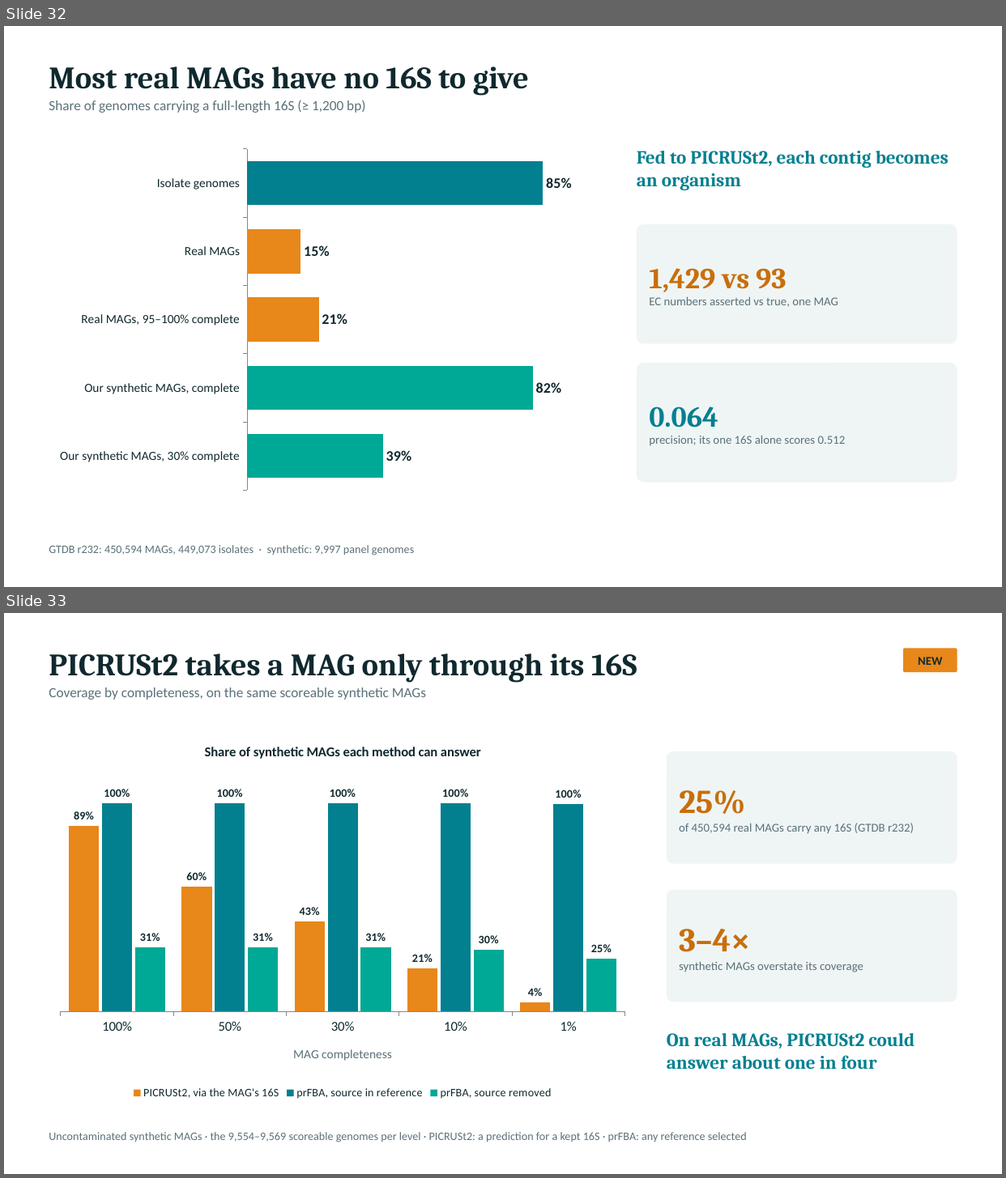
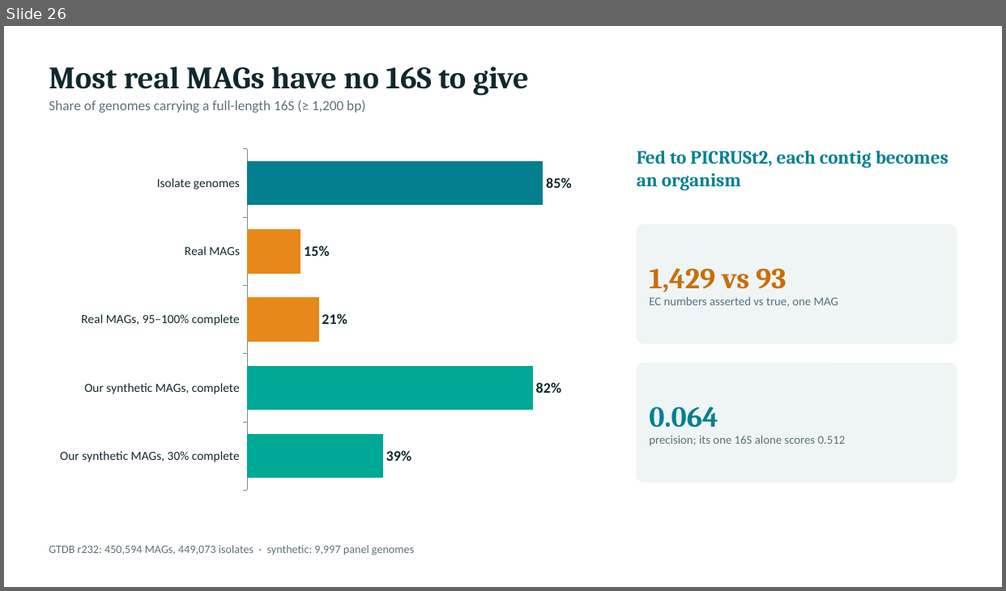
Before and after one commit to freiburgermsu/prFBA, a slide deck: presentations/prFBA_updates_2026-10.pptx. Shown one above the other, each under a label of ours: slides 32 and 33 before the commit, slide 26 after it. The pictures are 1006x1178 and 1006x591 pixels, drawn with LibreOffice and Linux fonts; fonts in the diff are those of the drawing. Boxes give left, top, right and bottom in pixels: in the first picture for what was removed or moved away, otherwise in the second. Text is boxed around its words. In the diff, an @@ line names an element or a change of style, - is before the commit and + after.

```diff
--- a/presentations/prFBA_updates_2026-10.pptx
+++ b/presentations/prFBA_updates_2026-10.pptx
@@ slide 33 removed at bbox=[4, 613, 1002, 1174], background #FFFFFF @@
@@ text removed at bbox=[49, 653, 637, 700] @@
-PICRUSt2 takes a MAG only through its 16S
-Coverage by completeness, on the same scoreable synthetic MAGs
@@ rounded rectangle removed at bbox=[903, 648, 957, 672] @@
-NEW
@@ column chart removed at bbox=[49, 729, 637, 1103] @@
-title "Share of synthetic MAGs each method can answer"
-categories: 100%, 50%, 30%, 10%, 1%
-PICRUSt2, via the MAG's 16S: 0.89, 0.6, 0.43, 0.21, 0.04
-prFBA, source in reference: 1, 1, 1, 1, 1
-prFBA, source removed: 0.31, 0.31, 0.31, 0.3, 0.25
@@ rounded rectangle removed at bbox=[667, 752, 957, 864] @@
-25%
-of 450,594 real MAGs carry any 16S (GTDB r232)
@@ rounded rectangle removed at bbox=[667, 890, 957, 1003] @@
-3–4×
-synthetic MAGs overstate its coverage
@@ text removed at bbox=[667, 1033, 914, 1070] @@
-On real MAGs, PICRUSt2 could answer about one in four
@@ text removed at bbox=[49, 1132, 747, 1143] @@
-Uncontaminated synthetic MAGs · the 9,554–9,569 scoreable genomes per level · PICRUSt2: a prediction for a kept 16S · prFBA: any reference selected
@@ what was slide 32 is now slide 26 @@
```
Also in this commit, not shown: 12 slides changed, 6 other slides removed, 5 other files.
